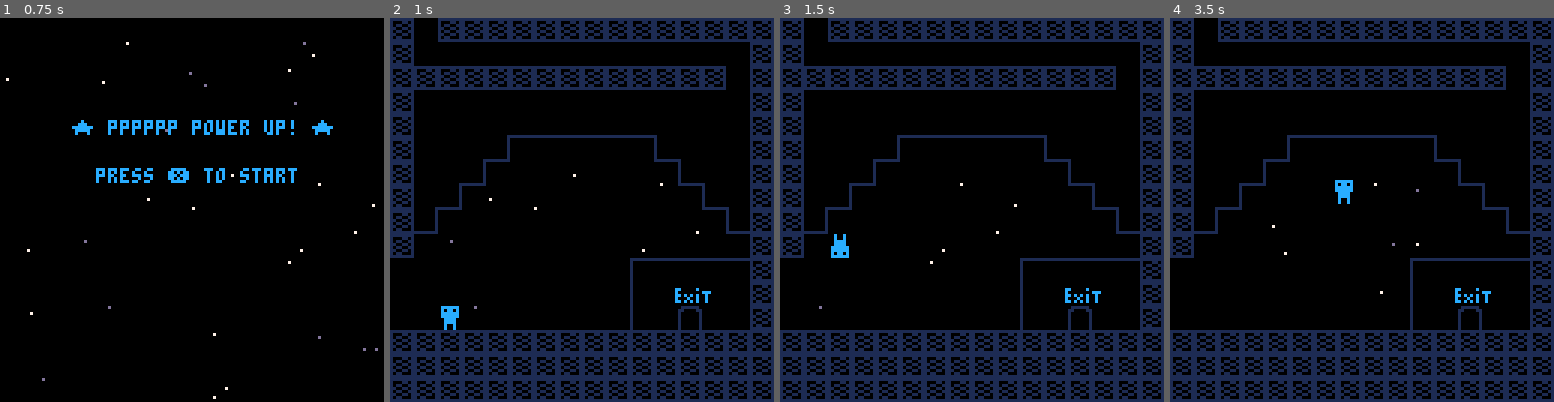
Above: before the commit, frames 1-4 (left to right).
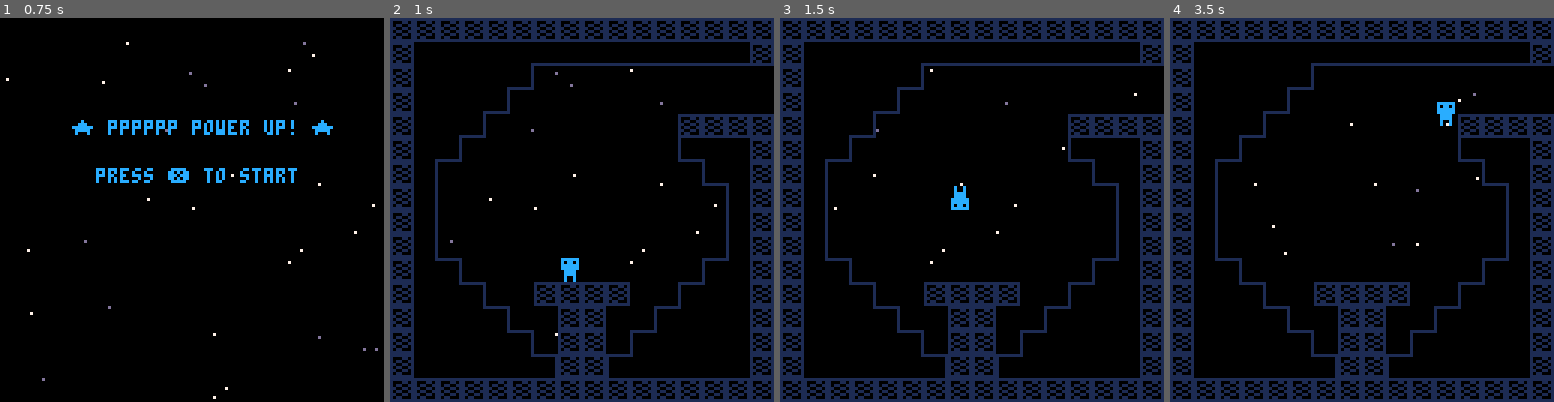
Above: after the commit, the same moments.

Repository: MokonaNico/PICO8_PPPPPP
Game: PICO-8 cartridge pppppp.p8
Two runs of this game, one before a commit and one after it. Both use one fixed random seed, a clock stepped at 60 frames per second and the inputs below.
Inputs:
- Up to frame 1 (0.75 s): tap X (X key) at 0.33 s
- Up to frame 2 (1 s): no input
- Up to frame 3 (1.5 s): tap X (X key) at 1.07 s
- Up to frame 4 (3.5 s): hold Right 1.6-2.1 s; tap X (X key) at 1.85, 2.97 s; hold Right 2.47-3.03 s; hold Left from 3.08 s (still down)

Frame 1 is identical in both runs. In frame 2, 17% of the frame differs, in the area x 0-100%, y 0-94%; in frame 3, 17%; in frame 4, 17%.

Commit message:
v1.0 - add end title music

Diff:
--- a/pppppp.p8
+++ b/pppppp.p8
@@ -60,8 +60,8 @@
 -->8
 --player
 gravity=2
-sx=114
-sy=28
+sx=7
+sy=10
 spawn_coord={x=sx*8,y=sy*8}
 dead_count=0
 
@@ -356,7 +356,7 @@
 			yield()
 		end
 	end
-	for j=1,120 do
+	for j=1,60 do
 		yield()
 	end
 	mset(mx,my,10)
@@ -455,7 +455,7 @@
 	flr(p.y/8) == endpos.y then
 		p.x=spawn_coord.x
 		p.y=spawn_coord.y
-		music(-1)
+		music(15)
 		state=2
 		end_time=flr(time() - begin_time)
 		end_times=end_time%60
@@ -465,7 +465,7 @@
 
 function draw_end()
 	title="♥ thanks for playing ! ♥"
-	score="you have found "..collecltible_count.."/6 pieces"
+	score="you have found "..collecltible_count.."/5 pieces"
 	death="you are dead "..dead_count.." times"
  times="your time is "..end_timem.." min and "..end_times.." sec"
  start="press ❎ to return to menu"
@@ -638,10 +638,10 @@
 033838371500000303000014363838030307000000000000000000000000060303000000000000000000000000000003030000000000000f0f00000000000003130000000013003e0000000000003a13230023000000000000000000000000000000000000000000000000000000000003000000000000000000000000000003
 033838383715000303001436383838030307000000000000000000000000060303000000000000000000000000000003030000000000000f0f0000000000000313000000001300000000000000000013230023000000000000000000000000000000000000000000000000000000000003000000000000000000000000000003
 033838383837150303143638383838030307000004040404040404040000060303040404040404040404040404040403030404030304040f0f0404040404040313040400001304040404040404040413230023000000000000000000000000000000000000000000000000000000000003000000000000000000000000000003
-0303030303030303030303030303030303030000030303030303030300000303030303030303030303030303030303030303030303030303030303030303030313131300001313131313131313131313230023000000000000000000000000000000000000000000000000000000000003000303030303030303030303030303
-1313131313131313131313131313131313130000131313131313131300001313131313131313131313131313131313131313131313131313131313131313131313131300001313131313131313333333230023232323232323232323232323232323232323232323232323232323232303380303030303030303030303030303
-131a1a1a1a1a1a1a1a1a1a1a1a1a1a1a13130000131313131313131300001313131313131305051a1a0f050505001313130e0e0e0e0e0e0e0e0e0e1a1a1a0e13133e0000001300000000000000330000000023232323232323232323232323232323232323232323232323232323232303383838383838383838383838383803
-130f0000000000000000000000000000000000001313131313131313000013131313131313000000000f0000000000000000000000000000000000000000001313000000001300000000000000330000000023232323232323232323232323232323232323232323232323232323232303030303030303030303030303033803
+0303030303030303030303030303030303030000030303030303030300000303030303030303030303030303030303030303030303030303030303030303030313131300001313131313131313131313230023000000000000000000000000000000000000000000000000000000000003030303030303030303030303030303
+1313131313131313131313131313131313130000131313131313131300001313131313131313131313131313131313131313131313131313131313131313131313131300001313131313131313333333230023232323232323232323232323232323232323232323232323232323232303030303030303030303030303030303
+131a1a1a1a1a1a1a1a1a1a1a1a1a1a1a13130000131313131313131300001313131313131305051a1a0f050505001313130e0e0e0e0e0e0e0e0e0e1a1a1a0e13133e0000001300000000000000330000000023232323232323232323232323232323232323232323232323232323232303030303030303030303030303030303
+130f0000000000000000000000000000000000001313131313131313000013131313131313000000000f0000000000000000000000000000000000000000001313000000001300000000000000330000000023232323232323232323232323232323232323232323232323232323232303030303030303030303030303030303
 130f0000000000000000000000000000000800001313131313131313000013131313131313000000000f0000000008000000000000000000000000000000001313000000001300000000000000330033232323232323232323232323232323232323232323232323232323232323232303383838383838383838383838383803
 130f0000000000000000000000000413131313131313131313131313000013131313131313000000000f0000000013131300000000000000000000000000001313000004041300000000000000330033232323232323050505050505050505050505050505050505050505050505052303383838342727272727273538383803
 130f0000000000000000000000041313131313131313131313131313000000000000000000000000000f0000000013131300000000000000000000000000001313000013131300000000000000330033232323232305000000000000000000000000000000000000000000000000002303383834250000000000002435383803
Not shown, changed: the music (__music__) section of pppppp.p8
Not shown, changed: the sound effects (__sfx__) section of pppppp.p8
